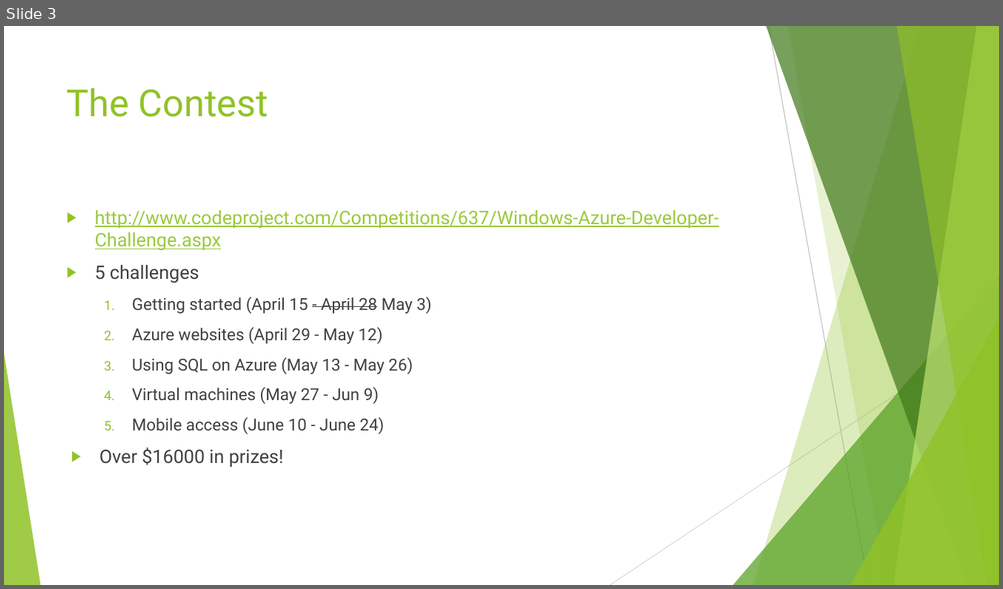
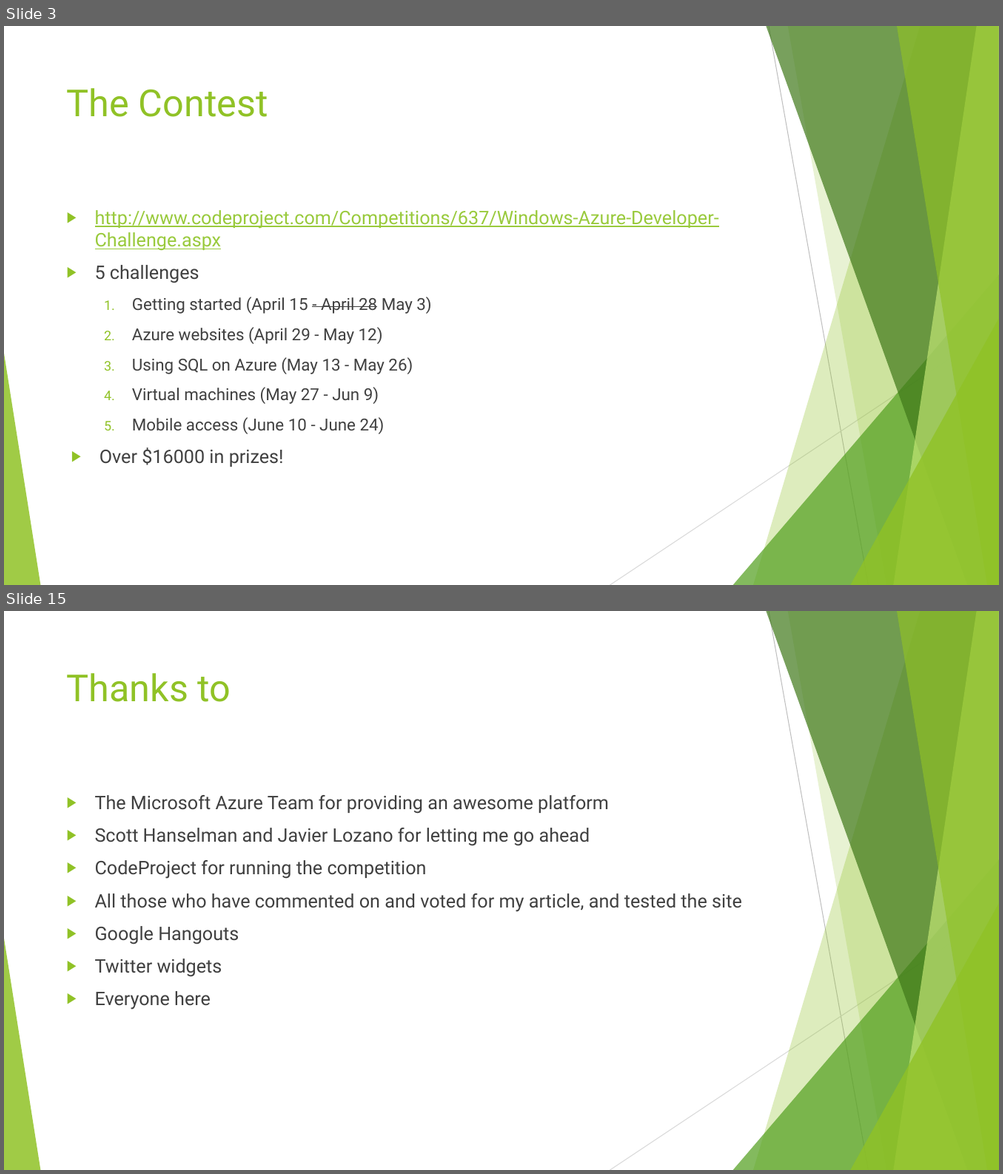
Before and after one commit to phillee007/youconf, a slide deck: The CodeProject Windows Azure Developer Contest.pptx. Shown one above the other, each under a label of ours: slide 3 before the commit, slides 3 and 15 after it; the slides between them are not shown. The pictures are 1003x589 and 1003x1174 pixels, drawn with LibreOffice and Linux fonts; fonts in the diff are those of the drawing. Boxes give left, top, right and bottom in pixels: in the first picture for what was removed or moved away, otherwise in the second. Text is boxed around its words. In the diff, an @@ line names an element or a change of style, - is before the commit and + after.

```diff
--- a/The CodeProject Windows Azure Developer Contest.pptx
+++ b/The CodeProject Windows Azure Developer Contest.pptx
@@ slide 15 added at bbox=[4, 611, 999, 1170], background #FFFFFF; not listed: 10 template elements that a slide beside it also shows @@
@@ title added at bbox=[67, 673, 231, 702], 36 pt, text #90C226 @@
+Thanks to
@@ text added at bbox=[95, 795, 742, 1010], 18 pt, text #404040 @@
+▶ The Microsoft Azure Team for providing an awesome platform
+▶ Scott Hanselman and Javier Lozano for letting me go ahead
+▶ CodeProject for running the competition
+▶ All those who have commented on and voted for my article, and tested the site
+▶ Google Hangouts
+▶ Twitter widgets
+▶ Everyone here
```
Also in this commit, not shown: 2 slides changed, 12 other slides added.
